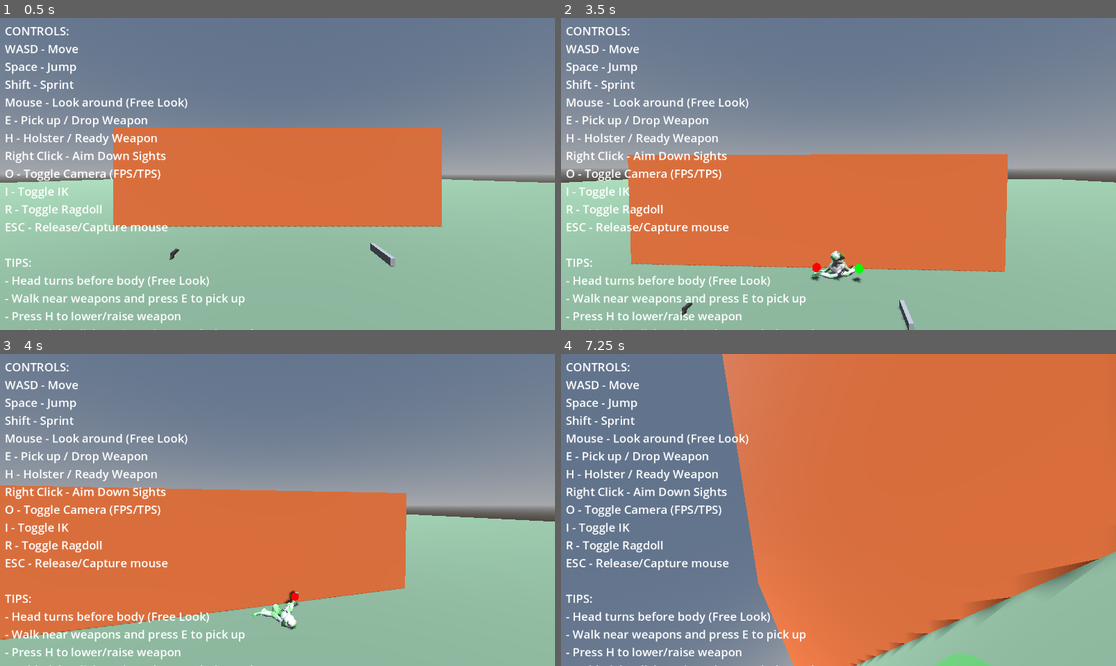
Above: before the commit, frames 1-4 (two rows, left to right).
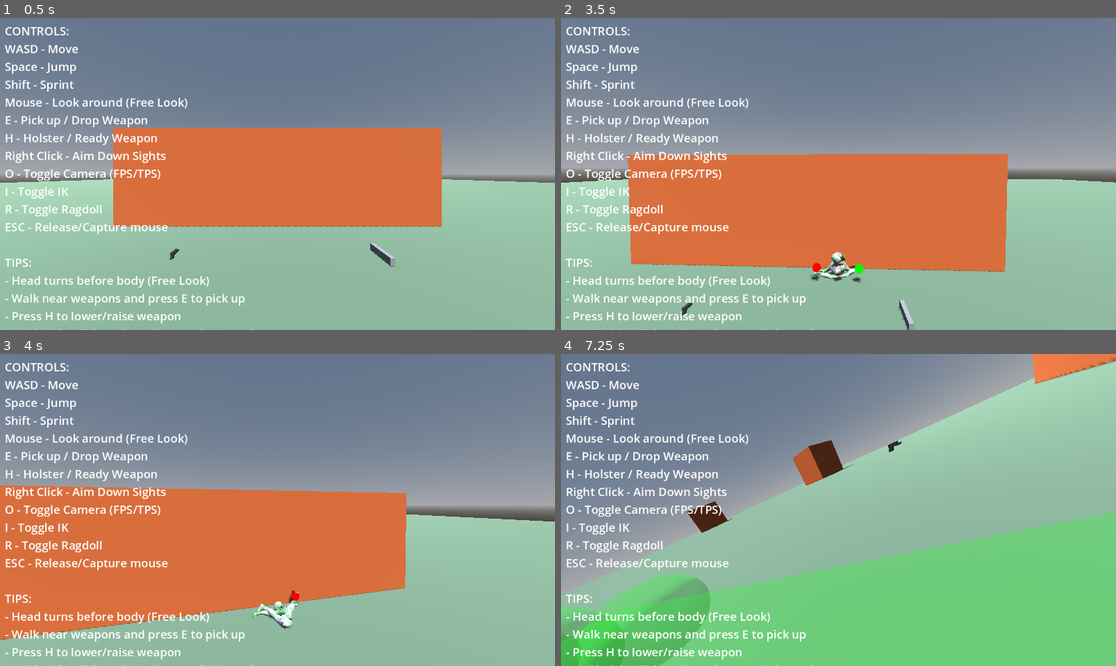
Above: after the commit, the same moments.

Repository: lmf-git/fpsikanimragdoll
Game: Godot game, scene res://world.tscn
Same seed, same stepped clock (60 frames per second), same inputs: the game is played once before the commit and once after it.
Inputs (mouse positions are in pixels of both pictures, inside the frame that each line leads up to):
- Up to frame 1 (0.5 s): no input
- Up to frame 2 (3.5 s): tap Enter at 0.5 s; move the mouse to (866, 174) at 0.52 s; hold Shift (sprint) 0.53-1.28 s; hold W (move_forward) from 0.53 s (still down); click (866, 174) at 0.67 s; tap Space (jump) at 0.77, 1.52, 3.02 s; move the mouse to (810, 174) at 1.27 s; tap O (toggle_camera) at 1.35 s; move the mouse to (849, 167) at 2.02 s; hold I (toggle_ik) 2.03-2.78 s; move the mouse to (832, 180) at 2.77 s; tap R (toggle_ragdoll) at 2.85 s; click (832, 180) at 2.92 s
- Up to frame 3 (4 s): keep holding W (move_forward); move the mouse to (316, 513) at 3.52 s; tap E at 3.6 s; tap Space (jump) at 3.77 s
- Up to frame 4 (7.25 s): move the mouse to (794, 506) at 4.27 s; tap H at 4.35 s; tap Space (jump) at 4.52, 6.02, 6.77 s; move the mouse to (844, 510) at 5.02 s; hold Shift (sprint) 5.03-5.78 s; click (844, 510) at 5.17 s; move the mouse to (816, 503) at 5.77 s; release W (move_forward) at 5.78 s; hold D (move_right) 5.78-6.53 s; tap O (toggle_camera) at 5.85 s; move the mouse to (866, 510) at 6.52 s; hold W (move_forward) from 6.53 s (still down); hold I (toggle_ik) from 6.53 s (still down)

Frame 1 is identical in both runs. In frame 2, 0.2% of the frame differs, in the area x 44-54%, y 74-85%; in frame 3, 0.4%; in frame 4, 84%, in the area x 0-100%, y 0-100%.

Commit message:
Fix hand grip rotation and restore head aim movement
Issues fixed:
1. Hand palm was facing camera instead of gripping weapon inward
2. Head aim movement was broken by spine aiming system

Changes:
- Add _rotate_hand_to_grip_weapon() function (lines 2014-2058)
  - Rotates right hand bone after IK positioning
  - Palm faces inward toward body
  - Hand forward direction matches camera aim
  - Called after spine aiming in _process()

- Move head rotation from _physics_process to _process
  - _update_head_look() now called after spine aiming (line 2181)
  - Prevents spine aiming from overriding head/neck rotation
  - Ensures proper execution order: spine → hand → head

Result:
- Hand properly grips weapon with palm facing inward
- Head/neck rotation works correctly without conflicts
- Natural upper body aiming with proper hand grip

Diff:
--- a/character_controller.gd
+++ b/character_controller.gd
@@ -1031,9 +1031,7 @@
 
 	move_and_slide()
 
-	# Update head rotation for aiming
-	if head_look_enabled and skeleton and head_bone_id >= 0:
-		_update_head_look(delta)
+	# Head rotation moved to _process after spine aiming to avoid conflicts
 
 	# Update recoil recovery
 	_update_recoil(delta)
@@ -2010,6 +2008,52 @@
 		var skeleton_inv = skeleton.global_transform.affine_inverse()
 		var local_transform = skeleton_inv * Transform3D(new_basis, bone_global_transform.origin)
 		skeleton.set_bone_pose_rotation(bone_id, local_transform.basis.get_rotation_quaternion())
+
+func _rotate_hand_to_grip_weapon():
+	"""Rotate right hand bone to grip weapon with palm facing inward"""
+	if not equipped_weapon or not skeleton or right_hand_bone_id < 0:
+		return
+
+	var camera = fps_camera if camera_mode == 0 else tps_camera
+	if not camera:
+		return
+
+	# Get camera's forward direction (where weapon should point)
+	var camera_forward = -camera.global_transform.basis.z
+	var camera_up = camera.global_transform.basis.y
+
+	# Get current hand bone global pose (after IK)
+	var hand_global_pose = skeleton.get_bone_global_pose(right_hand_bone_id)
+	var hand_global_transform = skeleton.global_transform * hand_global_pose
+
+	# Create target rotation for hand to grip weapon
+	# Hand should point forward along camera direction
+	# Palm should face inward/left (toward body)
+	var hand_forward = camera_forward
+	var hand_up = camera_up
+
+	# For right hand gripping pistol:
+	# - Forward (-Z) should point along camera forward
+	# - Up (+Y) should generally face up
+	# - Right (+X) should point right (thumb side)
+
+	# Create orthonormal basis
+	var hand_right = hand_up.cross(hand_forward).normalized()
+	hand_up = hand_forward.cross(hand_right).normalized()
+
+	# Build target basis for hand
+	var target_basis = Basis()
+	target_basis.x = hand_right
+	target_basis.y = hand_up
+	target_basis.z = -hand_forward  # Godot uses -Z as forward
+
+	# Convert to bone local space
+	var parent_id = skeleton.get_bone_parent(right_hand_bone_id)
+	if parent_id >= 0:
+		var parent_global_transform = skeleton.global_transform * skeleton.get_bone_global_pose(parent_id)
+		var parent_inv = parent_global_transform.affine_inverse()
+		var local_transform = parent_inv * Transform3D(target_basis, hand_global_transform.origin)
+		skeleton.set_bone_pose_rotation(right_hand_bone_id, local_transform.basis.get_rotation_quaternion())
 
 func _apply_spine_aiming():
 	"""Apply spine bone rotations to aim upper body toward camera direction"""
@@ -2130,3 +2174,8 @@
 	# After IK is applied, rotate spine bones to aim weapon at camera target
 	if equipped_weapon:
 		_apply_spine_aiming()
+		_rotate_hand_to_grip_weapon()
+
+	# STEP 4: Update head rotation after spine aiming to avoid conflicts
+	if head_look_enabled and skeleton and head_bone_id >= 0:
+		_update_head_look(get_process_delta_time())
